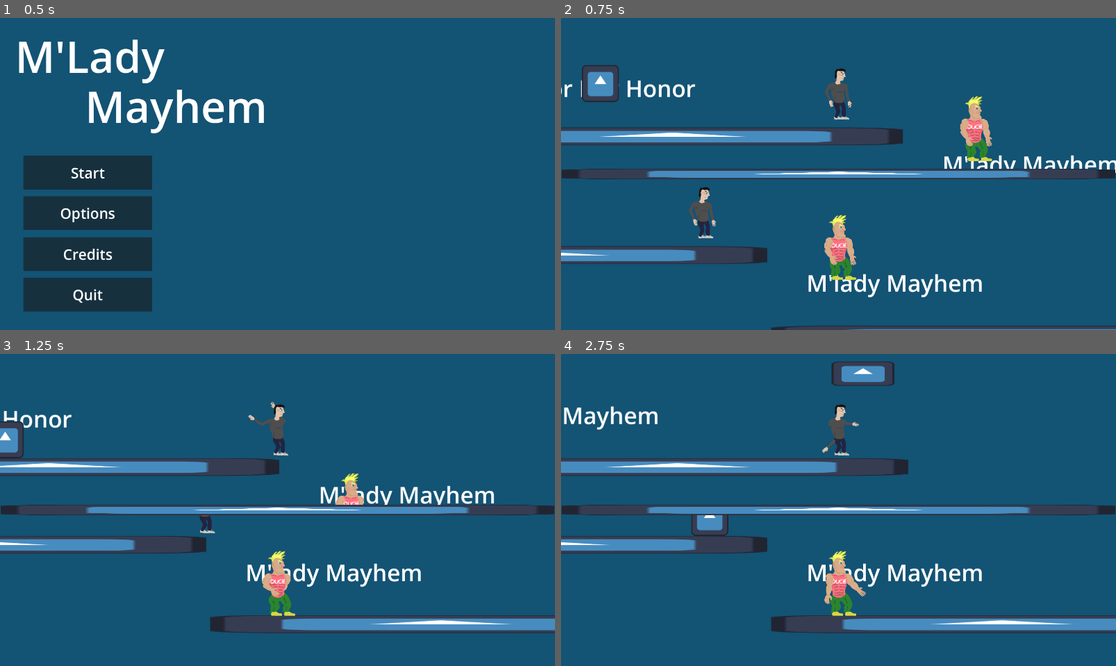
Above: before the commit, frames 1-4 (two rows, left to right).
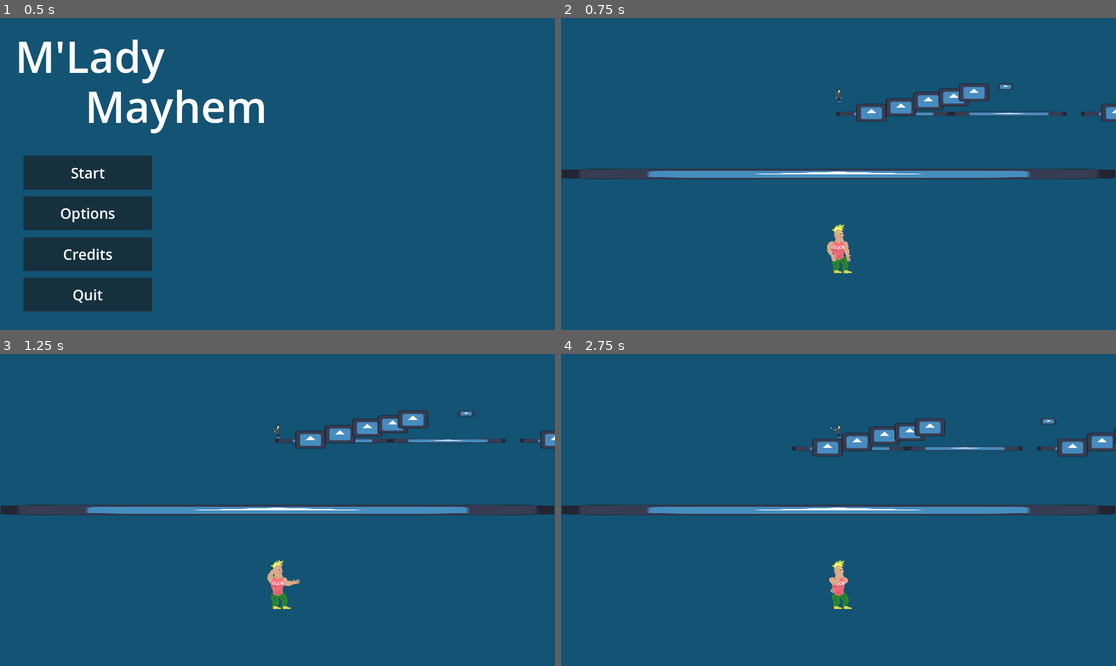
Above: after the commit, the same moments.

Repository: Birbhammer/Tuggers
Game: Godot game, scene res://Levels/menu.tscn
The game is run twice, just before and just after one commit, with the same random seed, the same clock (stepped at 60 frames per second) and the same inputs. The engine's default icon, where the game draws it, is replaced by a stand-in: a white triangle on a blue panel in a dark square.
Inputs:
- Up to frame 1 (0.5 s): no input
- Up to frame 2 (0.75 s): click "Start" at 0.5 s
- Up to frame 3 (1.25 s): no input
- Up to frame 4 (2.75 s): hold D (Right-Key1) from 1.28 s (still down); tap Space (Jump-Key1) at 1.52, 2.27 s

Frame 1 is identical in both runs. In frame 2, 13% of the frame differs, in the area x 0-100%, y 15-100%; in frame 3, 14%; in frame 4, 15%, in the area x 0-100%, y 2-90%.

Commit message:
Minor level changes

Diff:
--- a/Levels/game.tscn
+++ b/Levels/game.tscn
@@ -17,13 +17,15 @@
 [node name="Players" type="Node" parent="."]
 
 [node name="Nerd" parent="Players" instance=ExtResource("1_6isyr")]
-position = Vector2(-5806, 0)
+position = Vector2(40, -251)
+scale = Vector2(0.25, 0.25)
 
 [node name="NerdArms" parent="Players/Nerd" instance=ExtResource("2_5ubxa")]
 position = Vector2(-9, -91)
 
 [node name="Chad" parent="Players" instance=ExtResource("3_jycte")]
 position = Vector2(-5262, 0)
+scale = Vector2(0.25, 0.25)
 
 [node name="ChadArms" parent="Players/Chad" instance=ExtResource("4_ev4ff")]
 position = Vector2(-16, -9)
@@ -39,7 +41,3 @@
 position = Vector2(0, -558)
 
 [node name="ChadLevelGenerator" type="Node" parent="."]
-
-[node name="Camera2D" type="Camera2D" parent="."]
-position = Vector2(7593, 0)
-zoom = Vector2(0.1, 0.1)
--- a/Levels/main.tscn
+++ b/Levels/main.tscn
@@ -1,8 +1,8 @@
 [gd_scene load_steps=4 format=3 uid="uid://comvul6246hhp"]
 
 [ext_resource type="Script" uid="uid://cj1g4gflivcat" path="res://Scripts/General/main.gd" id="1_lwy2l"]
-[ext_resource type="PackedScene" uid="uid://dhi8dmlwr0rwd" path="res://Levels/test_world.tscn" id="1_oj8hd"]
 [ext_resource type="Texture2D" uid="uid://cac3fn7dga2wv" path="res://icon.svg" id="2_gnif3"]
+[ext_resource type="PackedScene" uid="uid://byxair753vxxv" path="res://Levels/game.tscn" id="2_lwy2l"]
 
 [node name="Main" type="Node"]
 script = ExtResource("1_lwy2l")
@@ -20,9 +20,10 @@
 size = Vector2i(1920, 540)
 render_target_update_mode = 4
 
-[node name="TestWorld" parent="VBoxContainer/SubViewportContainer/SubViewport" instance=ExtResource("1_oj8hd")]
+[node name="Game" parent="VBoxContainer/SubViewportContainer/SubViewport" instance=ExtResource("2_lwy2l")]
 
 [node name="Camera2D" type="Camera2D" parent="VBoxContainer/SubViewportContainer/SubViewport"]
+zoom = Vector2(0.25, 0.25)
 
 [node name="SubViewportContainer2" type="SubViewportContainer" parent="VBoxContainer"]
 layout_mode = 2
@@ -34,10 +35,11 @@
 render_target_update_mode = 4
 
 [node name="Camera2D" type="Camera2D" parent="VBoxContainer/SubViewportContainer2/SubViewport"]
+zoom = Vector2(0.75, 0.75)
 
 [node name="Sprite2D" type="Sprite2D" parent="."]
 position = Vector2(960, 540)
 scale = Vector2(14.96, 0.279999)
 texture = ExtResource("2_gnif3")
 
-[editable path="VBoxContainer/SubViewportContainer/SubViewport/TestWorld"]
+[editable path="VBoxContainer/SubViewportContainer/SubViewport/Game"]
--- a/Scripts/General/main.gd
+++ b/Scripts/General/main.gd
@@ -4,8 +4,8 @@
 @onready var viewport2: SubViewport = $VBoxContainer/SubViewportContainer2/SubViewport
 @onready var camera1: Camera2D = $VBoxContainer/SubViewportContainer/SubViewport/Camera2D
 @onready var camera2: Camera2D = $VBoxContainer/SubViewportContainer2/SubViewport/Camera2D
-@onready var chad: CharacterBody2D = $VBoxContainer/SubViewportContainer/SubViewport/TestWorld/LeftSide/Chad
-@onready var nerd: CharacterBody2D = $VBoxContainer/SubViewportContainer/SubViewport/TestWorld/LeftSide/Nerd
+@onready var chad: CharacterBody2D = $VBoxContainer/SubViewportContainer/SubViewport/Game/Players/Chad
+@onready var nerd: CharacterBody2D = $VBoxContainer/SubViewportContainer/SubViewport/Game/Players/Nerd
 
 func _ready() -> void:
 	viewport2.world_2d = viewport1.world_2d
--- a/Scripts/Platform/falling_platform.gd
+++ b/Scripts/Platform/falling_platform.gd
@@ -17,10 +17,10 @@
 		collisionshape.disabled = true
 
 func _on_area_2d_body_entered(body: Node2D) -> void:
-	if body.name == "Player1":
+	if body.name == "Nerd" or body.name == "Chad":
 		draining = true
 
 
 func _on_area_2d_body_exited(body: Node2D) -> void:
-	if body.name == "Player1":
+	if body.name == "Nerd" or body.name == "Chad":
 		draining = false
--- a/Scripts/game_manager.gd
+++ b/Scripts/game_manager.gd
@@ -5,4 +5,5 @@
 
 
 func _ready() -> void:
-	Nerd.position = Vector2(NerdStart.position.x, NerdStart.position.y - 50)
+	pass
+	#Nerd.position = Vector2(NerdStart.position.x, NerdStart.position.y - 50)
--- a/TestAssets/room_0.tscn
+++ b/TestAssets/room_0.tscn
@@ -1,11 +1,46 @@
-[gd_scene load_steps=2 format=3 uid="uid://dmvfroiw3ypng"]
+[gd_scene load_steps=3 format=3 uid="uid://dmvfroiw3ypng"]
 
 [ext_resource type="PackedScene" uid="uid://degnwgdqx2llp" path="res://LevelAssets/PlatformPrefabs/floor.tscn" id="2_rr30a"]
+[ext_resource type="PackedScene" uid="uid://uj1fawcq85y6" path="res://LevelAssets/PlatformPrefabs/moving_platform_horizontal.tscn" id="3_rr30a"]
 
 [node name="Room0" type="Node2D"]
 
 [node name="Floor" parent="." instance=ExtResource("2_rr30a")]
 position = Vector2(813, 0)
+constant_linear_velocity = Vector2(0, 0)
+
+[node name="Floor2" parent="." instance=ExtResource("2_rr30a")]
+position = Vector2(2408, 0)
+constant_linear_velocity = Vector2(0, 0)
+
+[node name="Floor3" parent="." instance=ExtResource("2_rr30a")]
+position = Vector2(499, -77)
+scale = Vector2(0.264422, 4.08248)
+constant_linear_velocity = Vector2(0, 0)
+
+[node name="Floor4" parent="." instance=ExtResource("2_rr30a")]
+position = Vector2(907, -154)
+scale = Vector2(0.264422, 4.08248)
+constant_linear_velocity = Vector2(0, 0)
+
+[node name="Floor5" parent="." instance=ExtResource("2_rr30a")]
+position = Vector2(1286, -242)
+scale = Vector2(0.264422, 4.08248)
+constant_linear_velocity = Vector2(0, 0)
+
+[node name="Floor6" parent="." instance=ExtResource("2_rr30a")]
+position = Vector2(1637, -291)
+scale = Vector2(0.264422, 4.08248)
+constant_linear_velocity = Vector2(0, 0)
+
+[node name="Floor7" parent="." instance=ExtResource("2_rr30a")]
+position = Vector2(1917, -357)
+scale = Vector2(0.264422, 4.08248)
+constant_linear_velocity = Vector2(0, 0)
 
 [node name="End" type="Marker2D" parent="."]
-position = Vector2(1602, 0)
+position = Vector2(3391, 0)
+
+[node name="MovingPlatformHorizontal" parent="." instance=ExtResource("3_rr30a")]
+position = Vector2(2261, -356)
+SPEED = 10
--- a/TestAssets/room_1.tscn
+++ b/TestAssets/room_1.tscn
@@ -1,24 +1,98 @@
-[gd_scene load_steps=2 format=3 uid="uid://doo83siwwwqic"]
+[gd_scene load_steps=3 format=3 uid="uid://doo83siwwwqic"]
 
 [ext_resource type="PackedScene" uid="uid://degnwgdqx2llp" path="res://LevelAssets/PlatformPrefabs/floor.tscn" id="1_80b7g"]
+[ext_resource type="PackedScene" uid="uid://bd1jbyhhia6mf" path="res://LevelAssets/PlatformPrefabs/moving_platform_vertical.tscn" id="3_ap2uj"]
 
 [node name="Room1" type="Node2D"]
 
 [node name="End" type="Marker2D" parent="."]
-position = Vector2(1594, 0)
+position = Vector2(3435, -2384)
 
 [node name="Floor" parent="." instance=ExtResource("1_80b7g")]
-position = Vector2(171, 0)
-scale = Vector2(0.159999, 1)
+position = Vector2(260, 20)
+scale = Vector2(0.301919, 1.628)
+constant_linear_velocity = Vector2(0, 0)
 
 [node name="Floor2" parent="." instance=ExtResource("1_80b7g")]
-position = Vector2(576, 0)
-scale = Vector2(0.159999, 1)
+position = Vector2(704, 142)
+scale = Vector2(0.301919, 1.628)
+constant_linear_velocity = Vector2(0, 0)
 
 [node name="Floor3" parent="." instance=ExtResource("1_80b7g")]
-position = Vector2(972, 0)
-scale = Vector2(0.159999, 1)
+position = Vector2(1181, 277)
+scale = Vector2(0.301919, 1.628)
+constant_linear_velocity = Vector2(0, 0)
 
 [node name="Floor4" parent="." instance=ExtResource("1_80b7g")]
-position = Vector2(1368, 0)
-scale = Vector2(0.159999, 1)
+position = Vector2(1619, 401)
+scale = Vector2(0.301919, 1.628)
+constant_linear_velocity = Vector2(0, 0)
+
+[node name="Floor5" parent="." instance=ExtResource("1_80b7g")]
+position = Vector2(2043, 517)
+scale = Vector2(0.301919, 1.628)
+constant_linear_velocity = Vector2(0, 0)
+
+[node name="MovingPlatformVertical" parent="." instance=ExtResource("3_ap2uj")]
+position = Vector2(2455, 552)
+SPEED = -2
+
+[node name="MovingPlatformVertical2" parent="." instance=ExtResource("3_ap2uj")]
+position = Vector2(2455, 927)
+SPEED = -2
+
+[node name="MovingPlatformVertical3" parent="." instance=ExtResource("3_ap2uj")]
+position = Vector2(2455, 1304)
+SPEED = -2
+
+[node name="MovingPlatformVertical4" parent="." instance=ExtResource("3_ap2uj")]
+position = Vector2(2455, 1675)
+SPEED = -2
+
+[node name="MovingPlatformVertical5" parent="." instance=ExtResource("3_ap2uj")]
+position = Vector2(2455, 1993)
+SPEED = -2
+
+[node name="MovingPlatformVertical6" parent="." instance=ExtResource("3_ap2uj")]
+position = Vector2(2455, 2368)
+SPEED = -2
+
+[node name="MovingPlatformVertical7" parent="." instance=ExtResource("3_ap2uj")]
+position = Vector2(2455, 2745)
+SPEED = -2
+
+[node name="MovingPlatformVertical8" parent="." instance=ExtResource("3_ap2uj")]
+position = Vector2(2455, 3116)
+SPEED = -2
+
+[node name="MovingPlatformVertical9" parent="." instance=ExtResource("3_ap2uj")]
+position = Vector2(2455, 3567)
+SPEED = -2
+
+[node name="MovingPlatformVertical10" parent="." instance=ExtResource("3_ap2uj")]
+position = Vector2(2455, 3942)
+SPEED = -2
+
+[node name="MovingPlatformVertical11" parent="." instance=ExtResource("3_ap2uj")]
+position = Vector2(2455, 4319)
+SPEED = -2
+
+[node name="MovingPlatformVertical12" parent="." instance=ExtResource("3_ap2uj")]
+position = Vector2(2455, 4690)
+SPEED = -2
+
+[node name="MovingPlatformVertical13" parent="." instance=ExtResource("3_ap2uj")]
+position = Vector2(2455, 5008)
+SPEED = -2
+
+[node name="MovingPlatformVertical14" parent="." instance=ExtResource("3_ap2uj")]
+position = Vector2(2455, 5383)
+SPEED = -2
+
+[node name="MovingPlatformVertical15" parent="." instance=ExtResource("3_ap2uj")]
+position = Vector2(2455, 5760)
+SPEED = -2
+
+[node name="MovingPlatformVertical16" parent="." instance=ExtResource("3_ap2uj")]
+position = Vector2(2455, 6131)
+SPEED = -2
--- a/TestAssets/room_3.tscn
+++ b/TestAssets/room_3.tscn
@@ -1,24 +1,69 @@
-[gd_scene load_steps=2 format=3 uid="uid://bddv7hcv6pfwt"]
+[gd_scene load_steps=4 format=3 uid="uid://bddv7hcv6pfwt"]
 
 [ext_resource type="PackedScene" uid="uid://degnwgdqx2llp" path="res://LevelAssets/PlatformPrefabs/floor.tscn" id="1_rmjx4"]
+[ext_resource type="PackedScene" uid="uid://cd4hpvqe7x1h3" path="res://LevelAssets/PlatformPrefabs/path_platform.tscn" id="3_nsi0b"]
+
+[sub_resource type="Curve2D" id="Curve2D_ie43x"]
+_data = {
+"points": PackedVector2Array(0, 0, 0, 0, 182, 9, 0, 0, 0, 0, -314, -148, 0, 0, 0, 0, -634, -242, 0, 0, 0, 0, -805, -416, 0, 0, 0, 0, -762, -738, 0, 0, 0, 0, -197, -752, 0, 0, 0, 0, 2721, -775, 0, 0, 0, 0, 2550, -333, 0, 0, 0, 0, 1951, -113, 0, 0, 0, 0, 1740, 1, 0, 0, 0, 0, 182, 9)
+}
+point_count = 11
 
 [node name="Room3" type="Node2D"]
 
 [node name="End" type="Marker2D" parent="."]
-position = Vector2(779, 0)
+position = Vector2(7409, 0)
 
 [node name="Floor" parent="." instance=ExtResource("1_rmjx4")]
-position = Vector2(107, 0)
-scale = Vector2(0.0800012, 1)
+position = Vector2(226, 14)
+scale = Vector2(0.28, 2.16)
+constant_linear_velocity = Vector2(0, 0)
 
 [node name="Floor2" parent="." instance=ExtResource("1_rmjx4")]
-position = Vector2(284, -82)
-scale = Vector2(0.0800012, 1)
+position = Vector2(675, 14)
+scale = Vector2(0.28, 2.16)
+constant_linear_velocity = Vector2(0, 0)
 
 [node name="Floor3" parent="." instance=ExtResource("1_rmjx4")]
-position = Vector2(500, -82)
-scale = Vector2(0.0800012, 1)
+position = Vector2(1121, 14)
+scale = Vector2(0.28, 2.16)
+constant_linear_velocity = Vector2(0, 0)
 
 [node name="Floor4" parent="." instance=ExtResource("1_rmjx4")]
-position = Vector2(677, 0)
-scale = Vector2(0.0800012, 1)
+position = Vector2(1567, 14)
+scale = Vector2(0.28, 2.16)
+constant_linear_velocity = Vector2(0, 0)
+
+[node name="Floor5" parent="." instance=ExtResource("1_rmjx4")]
+position = Vector2(2014, 14)
+scale = Vector2(0.28, 2.16)
+constant_linear_velocity = Vector2(0, 0)
+
+[node name="Floor6" parent="." instance=ExtResource("1_rmjx4")]
+position = Vector2(5397, 14)
+scale = Vector2(0.28, 2.16)
+constant_linear_velocity = Vector2(0, 0)
+
+[node name="Floor7" parent="." instance=ExtResource("1_rmjx4")]
+position = Vector2(5846, 14)
+scale = Vector2(0.28, 2.16)
+constant_linear_velocity = Vector2(0, 0)
+
+[node name="Floor8" parent="." instance=ExtResource("1_rmjx4")]
+position = Vector2(6292, 14)
+scale = Vector2(0.28, 2.16)
+constant_linear_velocity = Vector2(0, 0)
+
+[node name="Floor9" parent="." instance=ExtResource("1_rmjx4")]
+position = Vector2(6738, 14)
+scale = Vector2(0.28, 2.16)
+constant_linear_velocity = Vector2(0, 0)
+
+[node name="Floor10" parent="." instance=ExtResource("1_rmjx4")]
+position = Vector2(7185, 14)
+scale = Vector2(0.28, 2.16)
+constant_linear_velocity = Vector2(0, 0)
+
+[node name="PathPlatform" parent="." instance=ExtResource("3_nsi0b")]
+position = Vector2(2881, 121)
+curve = SubResource("Curve2D_ie43x")
--- a/TestAssets/room_4.tscn
+++ b/TestAssets/room_4.tscn
@@ -1,12 +1,41 @@
-[gd_scene load_steps=2 format=3 uid="uid://cf8dhgactf4iu"]
+[gd_scene load_steps=3 format=3 uid="uid://cf8dhgactf4iu"]
 
 [ext_resource type="PackedScene" uid="uid://degnwgdqx2llp" path="res://LevelAssets/PlatformPrefabs/floor.tscn" id="1_2lcec"]
+[ext_resource type="PackedScene" uid="uid://wn1hxr4fpbkk" path="res://LevelAssets/PlatformPrefabs/falling_platform.tscn" id="2_hajes"]
 
 [node name="Room4" type="Node2D"]
 
 [node name="End" type="Marker2D" parent="."]
-position = Vector2(1916, 0)
+position = Vector2(12299, 0)
 
 [node name="Floor" parent="." instance=ExtResource("1_2lcec")]
-position = Vector2(813, 0)
+position = Vector2(852, 127)
 scale = Vector2(1, 10.48)
+constant_linear_velocity = Vector2(0, 0)
+
+[node name="FallingPlatform" parent="." instance=ExtResource("2_hajes")]
+position = Vector2(2927, 98)
+scale = Vector2(9.52, 1)
+
+[node name="Floor2" parent="." instance=ExtResource("1_2lcec")]
+position = Vector2(4386, 127)
+scale = Vector2(1, 10.48)
+constant_linear_velocity = Vector2(0, 0)
+
+[node name="FallingPlatform2" parent="." instance=ExtResource("2_hajes")]
+position = Vector2(6456, 98)
+scale = Vector2(9.52, 1)
+
+[node name="Floor3" parent="." instance=ExtResource("1_2lcec")]
+position = Vector2(7915, 127)
+scale = Vector2(1, 10.48)
+constant_linear_velocity = Vector2(0, 0)
+
+[node name="FallingPlatform3" parent="." instance=ExtResource("2_hajes")]
+position = Vector2(10002, 98)
+scale = Vector2(9.52, 1)
+
+[node name="Floor4" parent="." instance=ExtResource("1_2lcec")]
+position = Vector2(11461, 127)
+scale = Vector2(1, 10.48)
+constant_linear_velocity = Vector2(0, 0)
